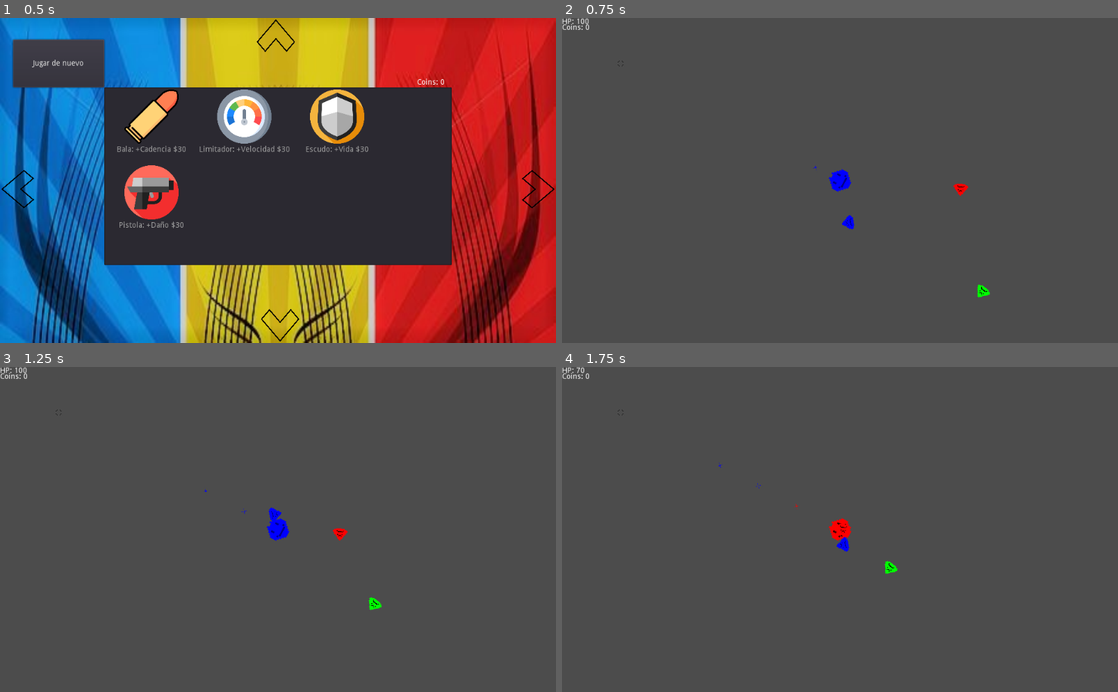
Above: before the commit, frames 1-4 (two rows, left to right).
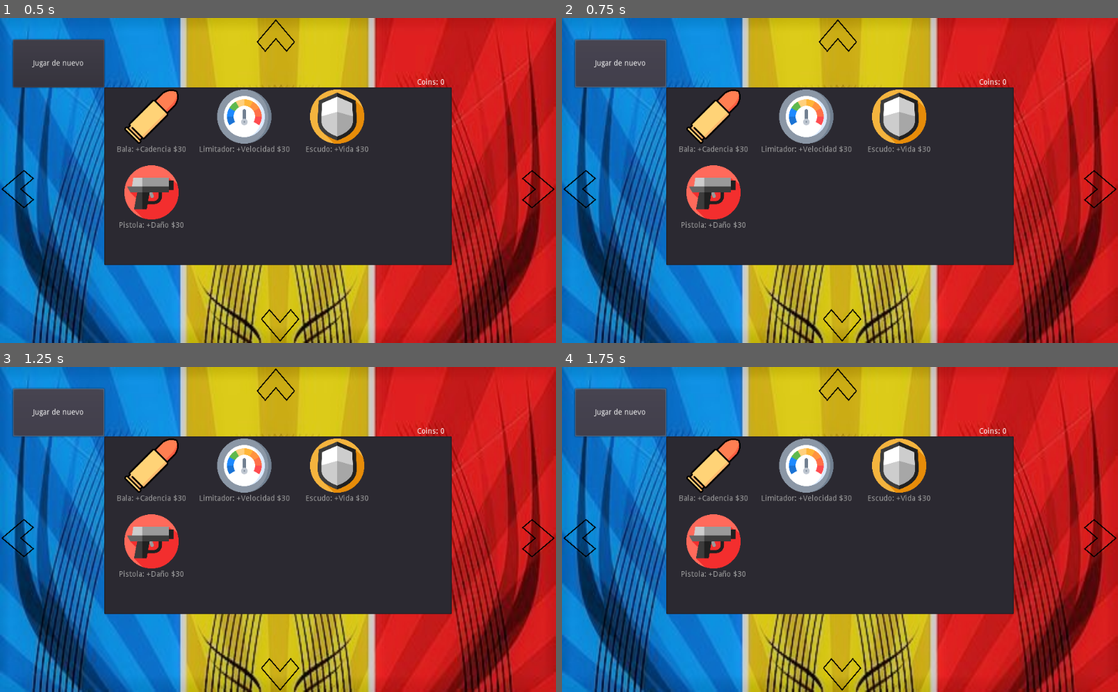
Above: after the commit, the same moments.

Repository: JuanG10/boss
Game: Godot game, scene res://UpgradeScreen/UpgradeWindow.tscn
Two runs of this game, one before a commit and one after it. Both use one fixed random seed, a clock stepped at 60 frames per second and the inputs below. This scene is started directly instead of the project's main scene.
Inputs (mouse positions are in pixels of both pictures, inside the frame that each line leads up to):
- Up to frame 1 (0.5 s): no input
- Up to frame 2 (0.75 s): click "Jugar de nuevo" at 0.5 s
- Up to frame 3 (1.25 s): no input
- Up to frame 4 (1.75 s): click (623, 412) at 1.25 s, where only the run after the commit has a clickable "Jugar de nuevo"

Frame 1 is identical in both runs. In frame 2, 97% of the frame differs, in the area x 0-100%, y 0-100%; in frame 3, 97%; in frame 4, 97%.

Commit message:
agregado comportamiento por color del jugador

Diff:
--- a/Bullet.gd
+++ /dev/null
@@ -1,12 +0,0 @@
-extends Area2D
-
-var speed = 2
-var velocity = Vector2()
-
-func start(pos, dir):
-	rotation = dir
-	position = pos
-	velocity = Vector2(speed, 0).rotated(rotation)
-
-func _physics_process(delta):
-	position += velocity
--- a/Bullet.tscn
+++ /dev/null
@@ -1,17 +0,0 @@
-[gd_scene load_steps=4 format=2]
-
-[ext_resource path="res://icon.png" type="Texture" id=1]
-[ext_resource path="res://Bullet.gd" type="Script" id=2]
-
-[sub_resource type="CircleShape2D" id=1]
-radius = 3.74471
-
-[node name="Bullet" type="Area2D"]
-script = ExtResource( 2 )
-
-[node name="Sprite" type="Sprite" parent="."]
-scale = Vector2( 0.1, 0.1 )
-texture = ExtResource( 1 )
-
-[node name="CollisionShape2D" type="CollisionShape2D" parent="."]
-shape = SubResource( 1 )
--- a/Coin.gd
+++ b/Coin.gd
@@ -10,6 +10,8 @@
 func grab():
 	$PickUpSound.play(0)
 	GlobalVariables.money += 10
+	hide()
+	yield(get_tree().create_timer(.4), "timeout")
 	remove()
 
 func _on_Timer_timeout():
--- a/Coin.tscn
+++ b/Coin.tscn
@@ -26,4 +26,5 @@
 
 [node name="PickUpSound" type="AudioStreamPlayer" parent="."]
 stream = ExtResource( 3 )
+volume_db = -20.0
 [connection signal="timeout" from="Timer" to="." method="_on_Timer_timeout"]
--- a/Enemies/AdvancedEnemy/AdvancedEnemy.gd
+++ b/Enemies/AdvancedEnemy/AdvancedEnemy.gd
@@ -53,7 +53,7 @@
 		player.takeDamage(10)
 
 func shoot():
-	for i in range(3):
+	for _i in range(3):
 		var b = Bullet.instance()
 		b.start($Muzzle.global_position, rotation, player, dmg, tipo)
 		get_parent().add_child(b)
@@ -66,4 +66,4 @@
 	for i in range(5):
 		var c = GlobalVariables.coin.instance()
 		c.initialize(position + Vector2(i,0))
-		get_parent().add_child(c)
+		get_parent().call_deferred("add_child", c)
--- a/Enemies/BasicEnemy/BasicEnemy.gd
+++ b/Enemies/BasicEnemy/BasicEnemy.gd
@@ -42,7 +42,7 @@
 func takeDamage(n):
 	health -= n
 	if health <= 0:
-		get_parent().remove_child(self)
+		get_parent().call_deferred("remove_child", self)
 		queue_free()
 
 func _on_area_entered(area):
@@ -63,4 +63,4 @@
 	for i in range(3):
 		var c = GlobalVariables.coin.instance()
 		c.initialize(position + Vector2(i,0))
-		get_parent().add_child(c)
+		get_parent().call_deferred("add_child", c)
--- a/Enemies/Bullet.gd
+++ b/Enemies/Bullet.gd
@@ -27,7 +27,7 @@
 		remove()
 
 func remove():
-	get_parent().remove_child(self)
+	get_parent().call_deferred("remove_child", self)
 	queue_free()
 
 
--- a/Enemies/MeleeEnemy/MeleeEnemy.gd
+++ b/Enemies/MeleeEnemy/MeleeEnemy.gd
@@ -28,11 +28,19 @@
 func takeDamage(n):
 	health -= n
 	if health <= 0:
-		get_parent().remove_child(self)
+		get_parent().call_deferred("remove_child", self)
 		queue_free()
+
+func burn():
+	for i in range(10):
+		takeDamage(player.brn_dmg)
+		yield(get_tree().create_timer(.1), "timeout")
+
 
 func _on_area_entered(area):
 	if area.filename == "res://Player/Bullet.tscn":
+		if area.burn:
+			burn()
 		takeDamage(player.dmg)
 		area.remove()
 	if area.name == player.name:
@@ -43,4 +51,4 @@
 	get_parent().points += 10
 	var c = GlobalVariables.coin.instance()
 	c.initialize(position)
-	get_parent().add_child(c)
+	get_parent().call_deferred("add_child", c)
--- a/Player/Bullet.gd
+++ b/Player/Bullet.gd
@@ -3,14 +3,14 @@
 var speed = 2
 var velocity = Vector2()
 var dmg
+var burn
 
-func start(pos, dir, damage, col):
+func start(pos, dir, damage, brn):
 	rotation = dir
 	position = pos
 	dmg      = damage
+	burn     = brn
 	velocity = Vector2(speed, 0).rotated(rotation)
-	collision_layer = col
-	collision_mask  = col
 
 func _physics_process(_delta):
 	position += velocity
--- a/Player/Player.gd
+++ b/Player/Player.gd
@@ -4,30 +4,48 @@
 var label
 var coins
 
-var speed = GlobalVariables.speed
-var atk_speed = GlobalVariables.atk_speed
-var health = GlobalVariables.health
-var dmg = GlobalVariables.dmg
+var speed         = GlobalVariables.speed
+var atk_speed     = GlobalVariables.atk_speed
+var health        = GlobalVariables.health
+var dmg           = GlobalVariables.dmg
 var magnet_radius = GlobalVariables.magnet_radius
+var brn_dmg       = GlobalVariables.brn_dmg
+var heal_speed    = GlobalVariables.heal_speed
+var shield_speed  = GlobalVariables.shield_speed
 
-var timer = Timer.new()
+var shootT  = Timer.new()
+var healT   = Timer.new()
+var shieldT = Timer.new()
+var isShielded = false
 
-var colores = [Color(0, 0, 1),Color(0,1,0),Color(1,0,0)]
+var colores     = [Color(0,0,1),Color(0,1,0),Color(1,0,0)]
 var collisiones = [0b110, 0b101, 0b011]
-var n       = 0
+var states
+var n           = 0
+
+onready var R = get_node("States/Red")
+onready var G = get_node("States/Green")
+onready var B = get_node("States/Blue")
 
 func initialize(l,c):
 	label = l
 	coins = c
 	label.on_update(health)
+	states = [B, G, R]
 
 func _ready():
 	$Sprite.modulate = colores[n]
 	collision_layer = collisiones[n]
 	collision_mask  = collisiones[n]
-	timer.set_one_shot(true)
-	timer.set_wait_time(atk_speed)
-	add_child(timer)
+	shootT.set_one_shot(true)
+	shootT.set_wait_time(atk_speed)
+	add_child(shootT)
+	healT.set_one_shot(true)
+	healT.set_wait_time(heal_speed)
+	add_child(healT)
+	shieldT.set_one_shot(true)
+	shieldT.set_wait_time(shield_speed)
+	add_child(shieldT)
 
 func _physics_process(_delta):
 	look_at(get_global_mouse_position())
@@ -36,17 +54,27 @@
 	#if Input.is_action_just_released("ui_accept"):
 	#	speed /= 3
 	if Input.is_action_just_pressed("ui_accept"):
-		print(GlobalVariables.money)
+		print($States/Blue.burn)
 	if Input.is_action_just_pressed("next_color"):
 		next_color()
+		if not states[n].shield:
+			remove_shield()
 		collision_layer = collisiones[n]
 		collision_mask  = collisiones[n]
 	if Input.is_action_just_pressed("previous_color"):
 		previous_color()
+		if not states[n].shield:
+			remove_shield()
 		collision_layer = collisiones[n]
 		collision_mask  = collisiones[n]
-	if(timer.is_stopped()):
-		shoot()
+	if(states[n].shield and shieldT.is_stopped()):
+		isShielded = true
+		$Shield.show()
+	if(states[n].heal and healT.is_stopped()):
+		healT.start()
+		heal(1)
+	#if(shootT.is_stopped()):
+	#	shoot()
 	if Input.is_action_pressed('right'):
 		position.x += speed
 	if Input.is_action_pressed('left'):
@@ -56,18 +84,35 @@
 	if Input.is_action_pressed('up'):
 		position.y -= speed
 
-func takeDamage(n):
-	health -= n
+func heal(x):
+	if(health + x > GlobalVariables.health):
+		health = GlobalVariables.health
+	else:
+		health += x
 	label.on_update(health)
-	if health <= 0:
-		get_tree().change_scene("res://UpgradeScreen/UpgradeWindow.tscn")
+
+func takeDamage(x):
+	if not isShielded:
+		health -= x
+		label.on_update(health)
+		if health <= 0:
+			get_tree().change_scene("res://UpgradeScreen/UpgradeWindow.tscn")
+	else:
+		remove_shield()
+		shieldT.start()
+
+func remove_shield():
+	isShielded = false
+	$Shield.hide()
 
 func shoot():
 	var b = Bullet.instance()
-	b.modulate = colores[n]
-	b.start($Muzzle.global_position, rotation, dmg, collisiones[n])
+	b.modulate        = colores[n]
+	b.collision_layer = collisiones[n]
+	b.collision_mask  = collisiones[n]
+	b.start($Muzzle.global_position, rotation, dmg, states[n].burn)
 	get_parent().add_child(b)
-	timer.start()
+	shootT.start()
 
 func next_color():
 	n = (n + 1)%3
--- a/Player/Player.tscn
+++ b/Player/Player.tscn
@@ -1,7 +1,11 @@
-[gd_scene load_steps=5 format=2]
+[gd_scene load_steps=9 format=2]
 
 [ext_resource path="res://Player/Player.gd" type="Script" id=1]
 [ext_resource path="res://Player/Player.png" type="Texture" id=2]
+[ext_resource path="res://Player/RedBehavior.gd" type="Script" id=3]
+[ext_resource path="res://Player/GreenBehavior.gd" type="Script" id=4]
+[ext_resource path="res://Player/BlueBehavior.gd" type="Script" id=5]
+[ext_resource path="res://Player/shield.png" type="Texture" id=6]
 
 [sub_resource type="CircleShape2D" id=1]
 radius = 12.9594
@@ -13,12 +17,27 @@
 position = Vector2( 309, 184 )
 script = ExtResource( 1 )
 
+[node name="States" type="Node" parent="."]
+
+[node name="Red" type="Node" parent="States"]
+script = ExtResource( 3 )
+
+[node name="Green" type="Node" parent="States"]
+script = ExtResource( 4 )
+
+[node name="Blue" type="Node" parent="States"]
+script = ExtResource( 5 )
+
 [node name="Muzzle" type="Position2D" parent="."]
 position = Vector2( 12.4153, 0 )
 
 [node name="Sprite" type="Sprite" parent="."]
 scale = Vector2( 2, 2 )
 texture = ExtResource( 2 )
+
+[node name="Shield" type="Sprite" parent="."]
+scale = Vector2( 2, 2 )
+texture = ExtResource( 6 )
 
 [node name="CollisionShape2D" type="CollisionShape2D" parent="."]
 shape = SubResource( 1 )
--- a/UpgradeScreen/TransitionAnimation.gd
+++ b/UpgradeScreen/TransitionAnimation.gd
@@ -8,7 +8,7 @@
 var emit_once = true
 var not_reverse = false
 
-func _physics_process(delta):
+func _physics_process(_delta):
 	if can_start:
 		if not_reverse: temp_value = get_value() + TRANSITION_VELOCITY
 		else: temp_value = get_value() - TRANSITION_VELOCITY
--- a/UpgradeScreen/UpgradeWindow.tscn
+++ b/UpgradeScreen/UpgradeWindow.tscn
@@ -20,5 +20,6 @@
 
 [node name="bg_music" type="AudioStreamPlayer" parent="."]
 stream = ExtResource( 4 )
+volume_db = -10.0
 [connection signal="start_animation" from="." to="TransitionAnimation" method="_start_animation"]
 [connection signal="end_animation" from="TransitionAnimation" to="." method="_on_end_animation"]
--- a/UpgradeScreen/upgrade_list.gd
+++ b/UpgradeScreen/upgrade_list.gd
@@ -33,7 +33,7 @@
 		add_item("Pistola: +Daño a distancia contra verde", GREEN.pistola)
 
 
-func _on_list_item_activated(index):
+func _on_list_item_activated(_index):
 	# Muchos if hardcodeados, refactor junto con el jugador.
 	if GlobalVariables.money >= intPrecio:
 		GlobalVariables.money -= intPrecio
--- a/global_variables.gd
+++ b/global_variables.gd
@@ -10,3 +10,6 @@
 var health = 100
 var dmg = 10
 var magnet_radius = 10
+var brn_dmg = 1
+var heal_speed = 1.5
+var shield_speed = 5
--- a/main.gd
+++ b/main.gd
@@ -13,9 +13,10 @@
 	timer.set_one_shot(true)
 	timer.set_wait_time(5)
 	add_child(timer)
+	spawnMelee(2)
 
 func _process(_delta):
-	if timer.is_stopped():
+	if timer.is_stopped() and not timer.is_stopped():
 		timer.start()
 		if points < 100:
 			spawnMelee(6)
@@ -39,21 +40,21 @@
 			spawnAdvanced(6)
 
 func spawnMelee(n):
-	for i in range(n):
+	for _i in range(n):
 		var enemy:Area2D = melee_template.instance()
 		enemy.initialize($Player,rand_range(0,3))
 		enemy.set_position(RandomPos())
 		add_child(enemy)
 
 func spawnBasic(n):
-	for i in range(n):
+	for _i in range(n):
 		var enemy:Area2D = basic_template.instance()
 		enemy.initialize($Player,rand_range(0,3))
 		enemy.set_position(Vector2(RandomPos()))
 		add_child(enemy)
 
 func spawnAdvanced(n):
-	for i in range(n):
+	for _i in range(n):
 		var enemy:Area2D = advanced_tmplt.instance()
 		enemy.initialize($Player,rand_range(0,3))
 		enemy.set_position(Vector2(RandomPos()))
